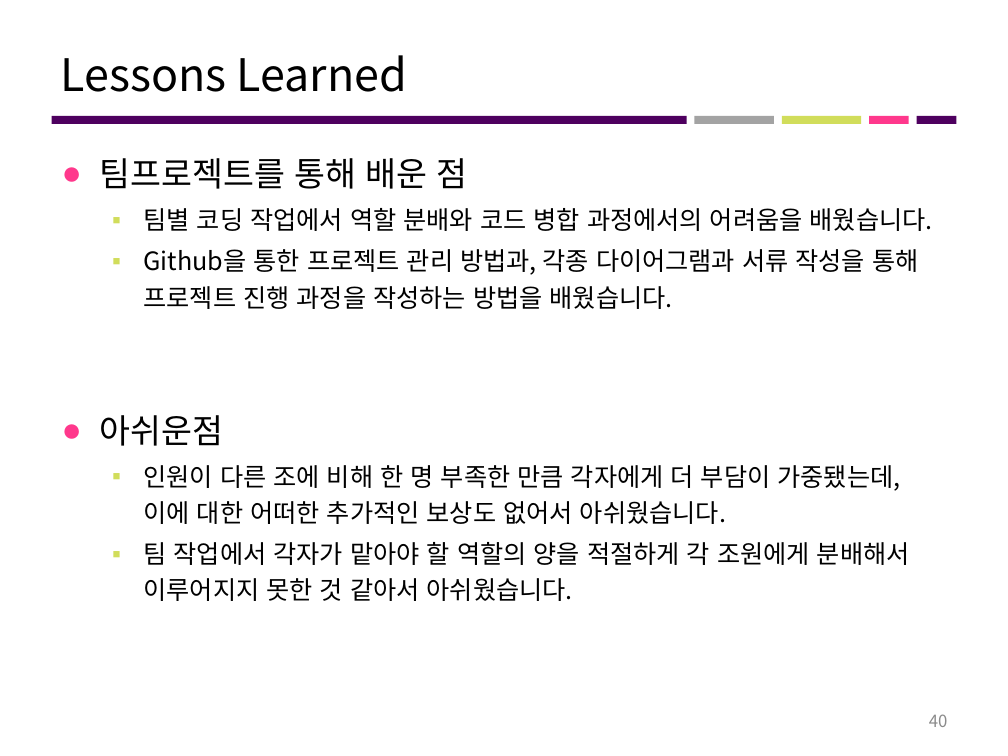
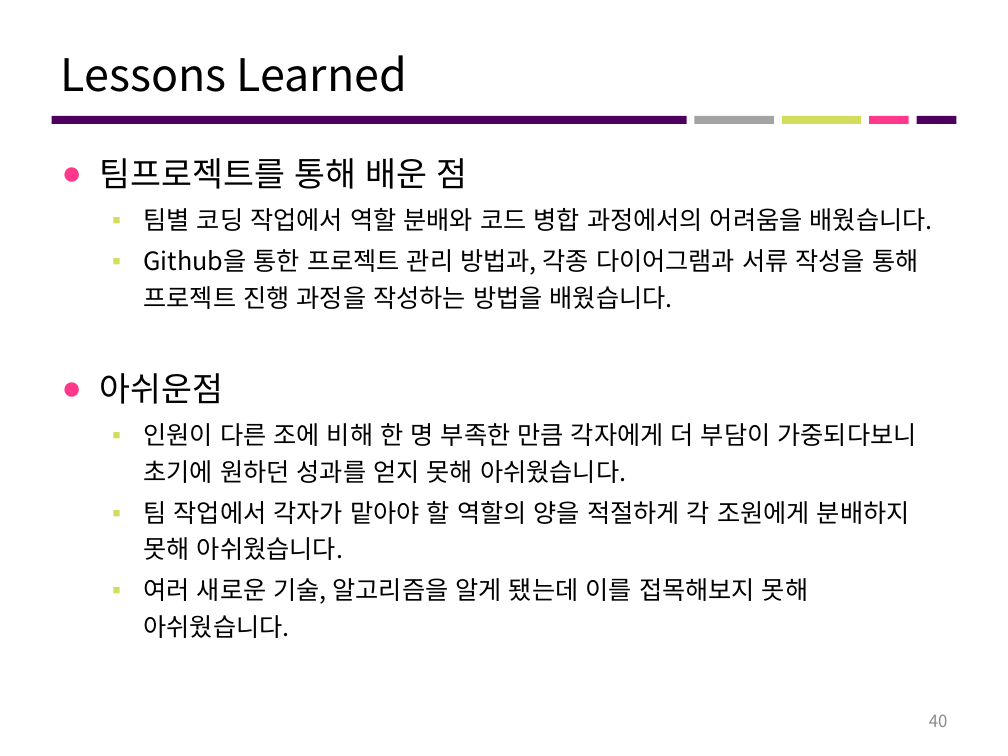
Before and after one commit to 7hong13/FillingGood, a slide deck: slide 40 of 최종산출물/4조 최종결과보고서.pptx. Drawn at 1008x756 pixels with LibreOffice and Linux fonts; fonts in the diff are those of the drawing. Boxes give left, top, right and bottom in pixels: in the first picture for what was removed or moved away, otherwise in the second. Text is boxed around its words. In the diff, an @@ line names an element or a change of style, - is before the commit and + after.

Commit message:
이제 수정 안할겅미

```diff
--- a/최종산출물/4조 최종결과보고서.pptx
+++ b/최종산출물/4조 최종결과보고서.pptx
@@ text at (144,423,917,638): text changed @@
-  ▪ 인원이 다른 조에 비해 한 명 부족한 만큼 각자에게 더 부담이 가중됐는데, 이에 대한 어떠한 추가적인 보상도 없어서 아쉬웠습니다.
-  ▪ 팀 작업에서 각자가 맡아야 할 역할의 양을 적절하게 각 조원에게 분배해서 이루어지지 못한 것 같아서 아쉬웠습니다.
+  ▪ 인원이 다른 조에 비해 한 명 부족한 만큼 각자에게 더 부담이 가중되다보니 초기에 원하던 성과를 얻지 못해 아쉬웠습니다.
+  ▪ 팀 작업에서 각자가 맡아야 할 역할의 양을 적절하게 각 조원에게 분배하지 못해 아쉬웠습니다.
+  ▪ 여러 새로운 기술, 알고리즘을 알게 됐는데 이를 접목해보지 못해 아쉬웠습니다.
```
